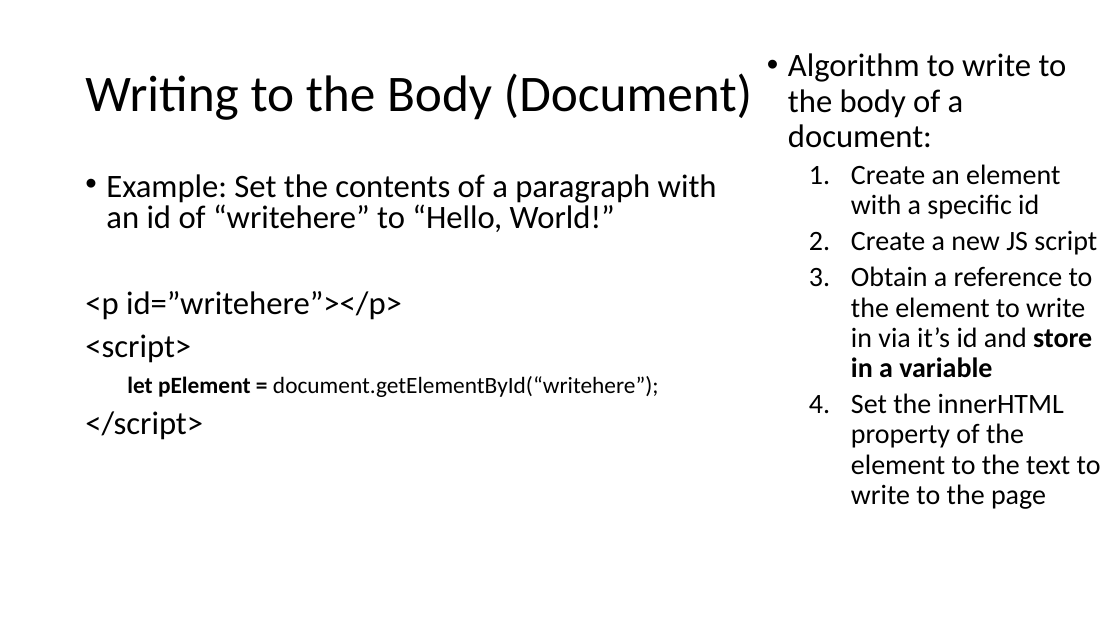
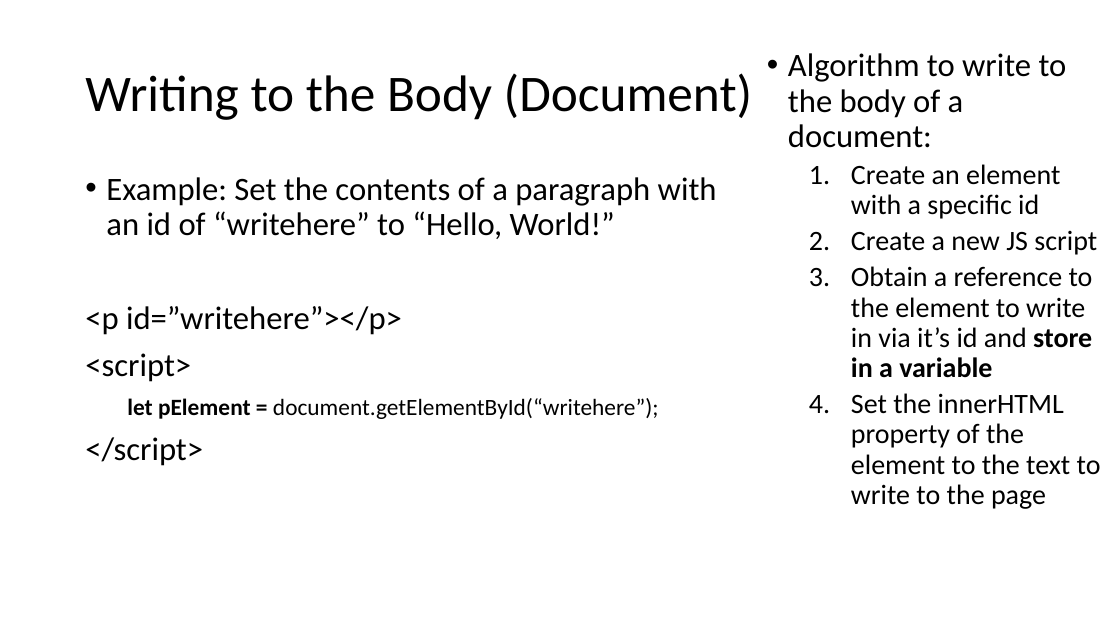
Before and after one commit to MrJoshGross/Course-Curricular-Material, a slide deck: slide 32 of Computer Science Principles/Lectures/Lecture 10 - Introduction to JavaScript.pptx. Drawn at 1120x630 pixels with LibreOffice and Linux fonts; fonts in the diff are those of the drawing. Boxes give left, top, right and bottom in pixels: in the first picture for what was removed or moved away, otherwise in the second. Text is boxed around its words. In the diff, an @@ line names an element or a change of style, - is before the commit and + after.

```diff
--- a/Computer Science Principles/Lectures/Lecture 10 - Introduction to JavaScript.pptx
+++ b/Computer Science Principles/Lectures/Lecture 10 - Introduction to JavaScript.pptx
@@ text "Example: Set the contents of ..." at box(85, 177, 717, 466): line spacing 0.8 to 0.9 @@
```
Also in this commit, not shown: 15 other slides changed.
